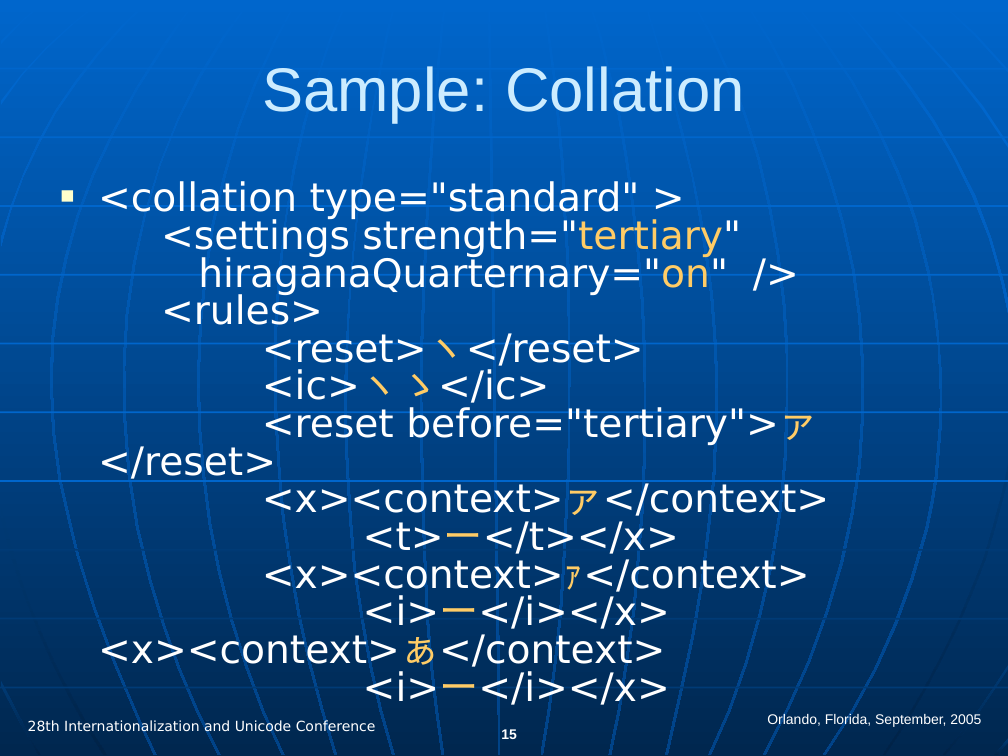
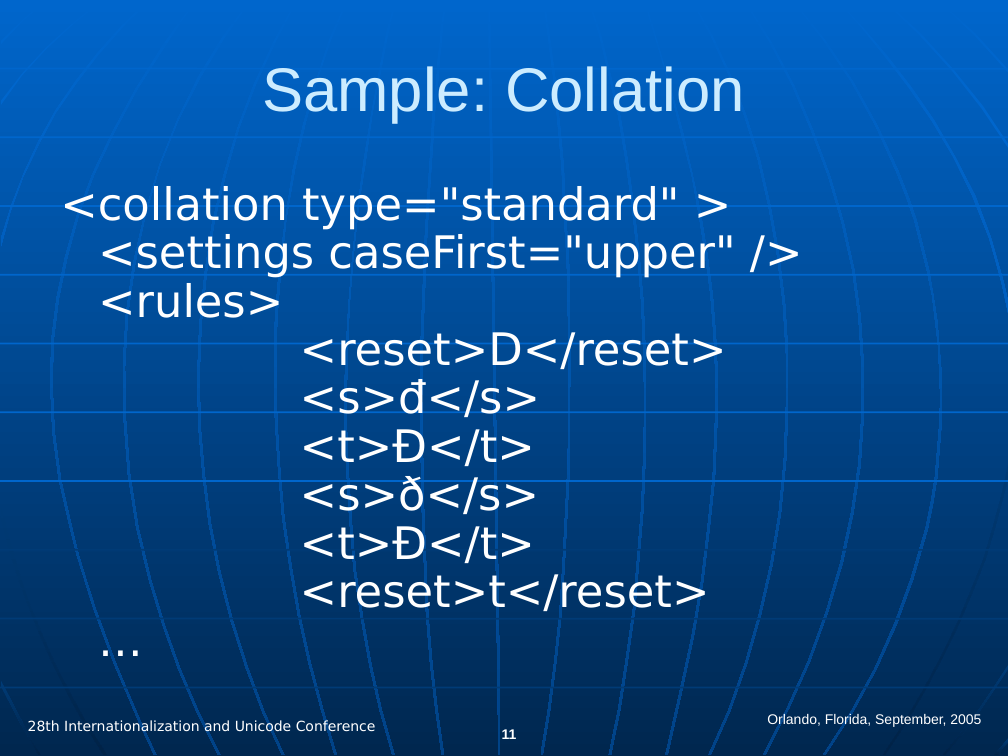
Before and after one commit to svn2github/CLDR, a slide deck: slide 11 of trunk/docs/presentations/cldr_overview.ppt (slide 15 before the commit). Drawn at 1008x756 pixels with LibreOffice and Linux fonts; fonts in the diff are those of the drawing. Boxes give left, top, right and bottom in pixels: in the first picture for what was removed or moved away, otherwise in the second. Text is boxed around its words. In the diff, an @@ line names an element or a change of style, - is before the commit and + after.

```diff
--- a/trunk/docs/presentations/cldr_overview.ppt
+++ b/trunk/docs/presentations/cldr_overview.ppt
@@ text at <box>60,186,735,617</box>: text changed; size 28 to 32 pt @@
-■ <collation type="standard" >
-  <settings strength="tertiary"
-  hiraganaQuarternary="on" />
-  <rules>
-  <reset>ヽ</reset>
-  <ic>ヽゝ</ic>
-  <reset before="tertiary">ァ </reset>
-  <x><context>ァ</context>
-  <t>ー</t></x>
-  <x><context>ｧ</context>
-  <i>ー</i></x> <x><context>ぁ</context>
-  <i>ー</i></x>
+<collation type="standard" > <settings caseFirst="upper" /> <rules>
+<reset>D</reset>
+<s>đ</s>
+<t>Đ</t>
+<s>ð</s>
+<t>Ð</t>
+<reset>t</reset>
+…
@@ page number at <box>502,729,517,739</box>: text changed @@
-15
+11
```
Also in this commit, not shown: 15 other slides changed, 2 slides added, 6 slides removed.
